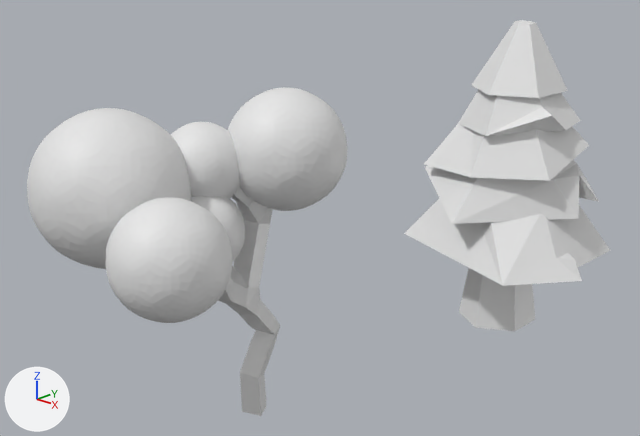
Renders of the Blender file Environmental Assets/tree.blend from each side of a commit.
One viewpoint serves both versions: a camera (50 mm lens) standing at (5.73, -5.97, 4.32) and looking at (0.12, -0.11, 1.62). Arrows for +X, +Y and +Z are at lower left; the lights stay in place.
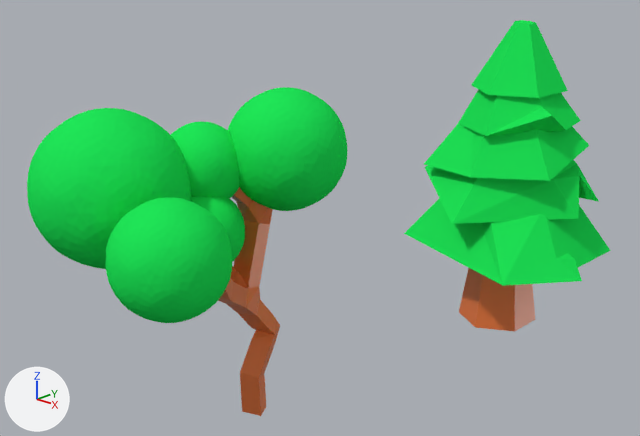
The change in detail:
Material 'Trunk' (mat_trunk) is new.
Its base color is (0.8, 0.177, 0.0403) (orange #e77539).
Its roughness is 0.4.
Material 'Leaves' (mat_leaves) is new.
Its base color is (0.015, 0.8, 0.0989) (green #21e759).
me_icosphere has 42 vertices, 80 faces and spans x -0.95..0.95, y -1.0..1.0, z -1.0..1.0.
me_icosphere now uses material mat_leaves (green #21e759).
me_icosphere_001 has 42 vertices, 80 faces and spans x -0.95..0.95, y -1.0..1.0, z -1.0..1.0.
me_icosphere_001 now uses material mat_leaves (green #21e759).
me_icosphere_002 has 42 vertices, 80 faces and spans x -0.95..0.95, y -1.0..1.0, z -1.0..1.0.
me_icosphere_002 now uses material mat_leaves (green #21e759).
me_icosphere_003 has 42 vertices, 80 faces and spans x -0.95..0.95, y -1.0..1.0, z -1.0..1.0.
me_icosphere_003 now uses material mat_leaves (green #21e759).
me_icosphere_004 has 42 vertices, 80 faces and spans x -0.95..0.95, y -1.0..1.0, z -1.0..1.0.
me_icosphere_004 now uses material mat_leaves (green #21e759).
me_cube has 12 vertices, 0 faces, 11 loose edges and spans x -0.9..0.74, y 0.18..3.74, z -2.89..5.0.
me_cube no longer uses material mat_material (white #e7e7e7).
me_cube now uses material mat_trunk (orange #e77539).
me_cylinder_001 has 22 vertices, 14 faces and spans x -0.97..1.14, y -1.12..0.94, z -0.4..0.42.
me_cylinder_001 now uses material mat_leaves (green #21e759).
me_cylinder_002 has 17 vertices, 11 faces and spans x -0.95..1.02, y -1.1..1.09, z -0.36..0.63.
me_cylinder_002 now uses material mat_leaves (green #21e759).
me_cylinder_003 has 12 vertices, 8 faces and spans x -1.09..0.96, y -1.1..1.09, z -0.39..0.63.
me_cylinder_003 now uses material mat_leaves (green #21e759).
me_cylinder_004 has 17 vertices, 11 faces and spans x -0.95..0.96, y -1.1..1.09, z -0.39..0.63.
me_cylinder_004 now uses material mat_leaves (green #21e759).
me_cylinder_005 has 17 vertices, 11 faces and spans x -0.95..0.96, y -1.1..1.09, z -0.39..1.17.
me_cylinder_005 now uses material mat_leaves (green #21e759).
me_cylinder has 12 vertices, 8 faces and spans x -0.381..0.381, y -0.44..0.44, z -0.394..0.5.
me_cylinder now uses material mat_trunk (orange #e77539).

Where the change shows, as pixel boxes (x1, y1, x2, y2) in the pictures (640 x 436 px):
'Icosphere.004', recoloured (white to green)
    both: (27, 108, 191, 269)
'Icosphere.003', recoloured (white to green)
    both: (106, 197, 232, 323)
'Icosphere', recoloured (white to green)
    both: (228, 87, 347, 211)
'Cylinder.001', recoloured (white to green)
    both: (404, 198, 611, 286)
'Cylinder.002', recoloured (white to green)
    both: (425, 160, 599, 224)
'Cylinder.003', recoloured (white to green)
    both: (424, 124, 589, 181)
'Tree Base', recoloured
    both: (218, 187, 280, 416)
'Cylinder.005', recoloured (white to green)
    both: (472, 20, 568, 98)
'Cylinder.004', recoloured (white to green)
    both: (458, 89, 581, 136)
'Icosphere.001', recoloured (white to green)
    both: (171, 122, 240, 198)
'Trunk', recoloured
    both: (459, 268, 535, 332)
'Icosphere.002', recoloured (white to green)
    both: (191, 196, 245, 262)
